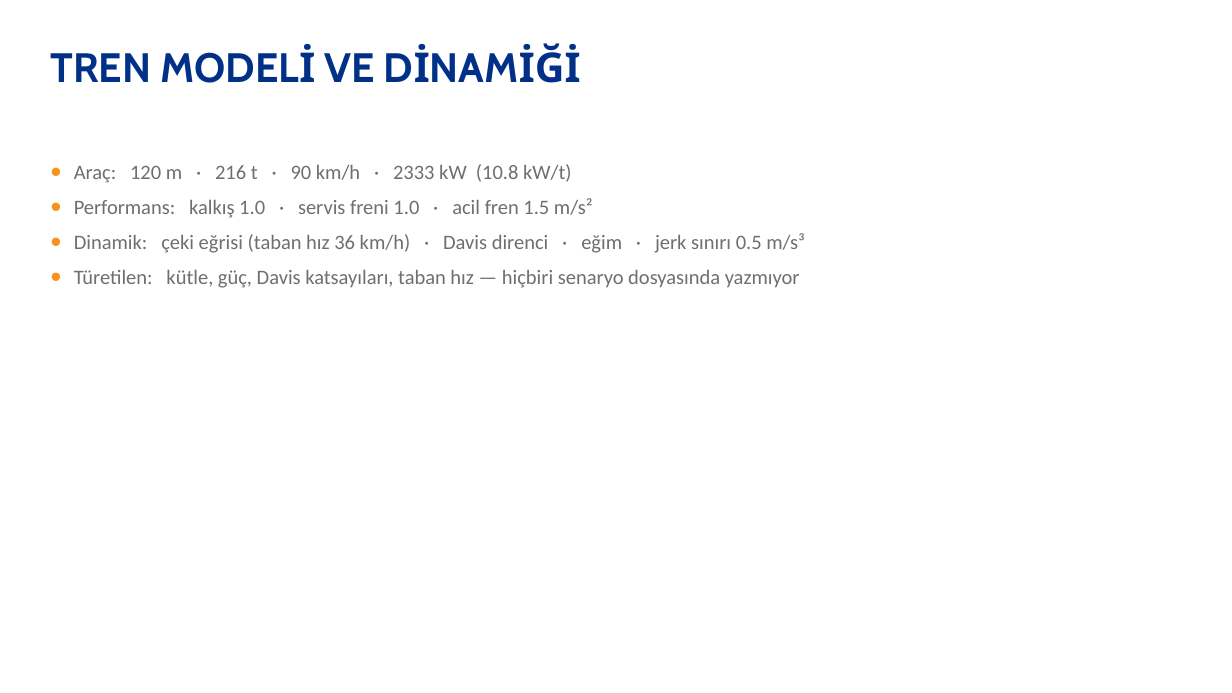
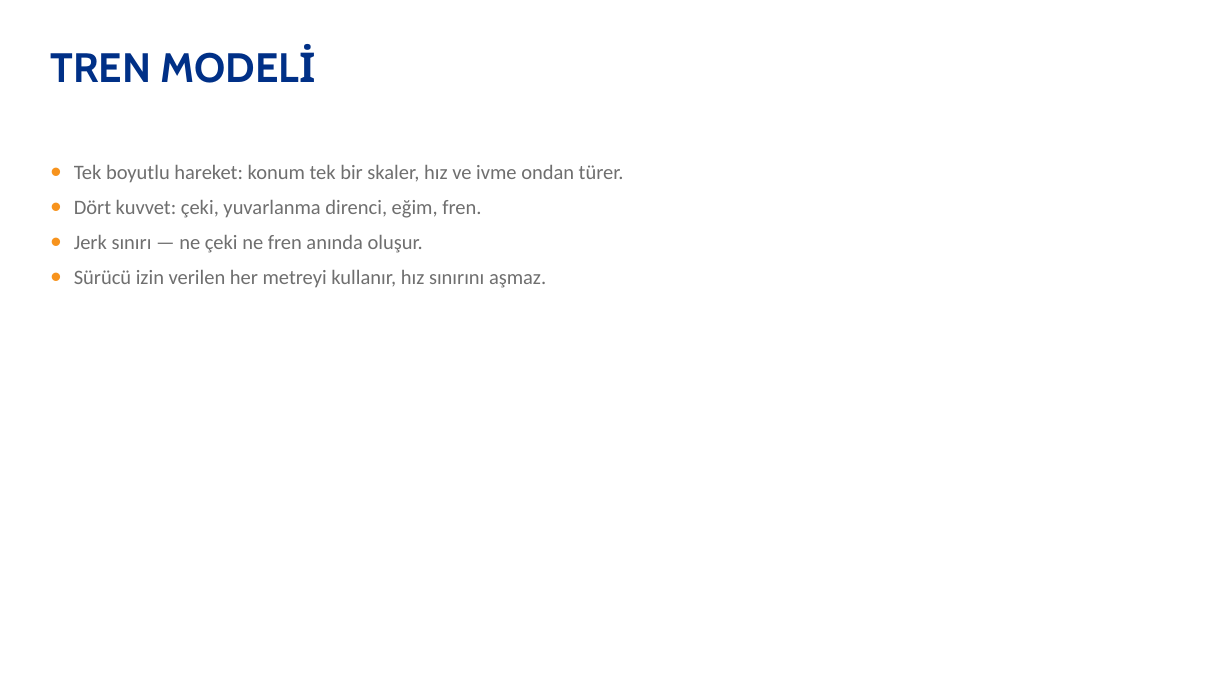
Before and after one commit to alican12alicanexe-alt/asil1, a slide deck: slide 7 of presentation/deck/ASELSAN-Sunum-v3.pptx. Drawn at 1232x693 pixels with LibreOffice and Linux fonts; fonts in the diff are those of the drawing; background and template pictures are left out. Boxes give left, top, right and bottom in pixels: in the first picture for what was removed or moved away, otherwise in the second. Text is boxed around its words. In the diff, an @@ line names an element or a change of style, - is before the commit and + after.

```diff
--- a/presentation/deck/ASELSAN-Sunum-v3.pptx
+++ b/presentation/deck/ASELSAN-Sunum-v3.pptx
@@ title at [50,47,316,83]: text changed @@
-TREN MODELİ VE DİNAMİĞİ
+TREN MODELİ
@@ text at [74,165,624,288]: text changed @@
-• Araç: 120 m · 216 t · 90 km/h · 2333 kW (10.8 kW/t)
-• Performans: kalkış 1.0 · servis freni 1.0 · acil fren 1.5 m/s²
-• Dinamik: çeki eğrisi (taban hız 36 km/h) · Davis direnci · eğim · jerk sınırı 0.5 m/s³
-• Türetilen: kütle, güç, Davis katsayıları, taban hız — hiçbiri senaryo dosyasında yazmıyor
+• Tek boyutlu hareket: konum tek bir skaler, hız ve ivme ondan türer.
+• Dört kuvvet: çeki, yuvarlanma direnci, eğim, fren.
+• Jerk sınırı — ne çeki ne fren anında oluşur.
+• Sürücü izin verilen her metreyi kullanır, hız sınırını aşmaz.
```
Also in this commit, not shown: 3 other slides changed, 3 slides added, 1 slide removed, 47 other files.
